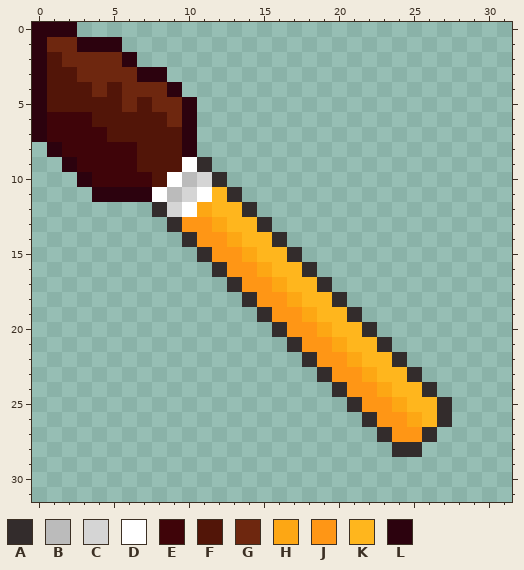
Two states of a pixel-art sprite, img/paintcursor.png. Above, as it was before the edit.
The file is 32x32 pixels.
Palette (. is transparent): A #332c2c  B #bbbbbb  C #d5d5d5  D #ffffff  E #3f0409  F #521508  G #6e270f  H #fda714  J #ff9615  K #ffb61d  L #2c020e
The result:
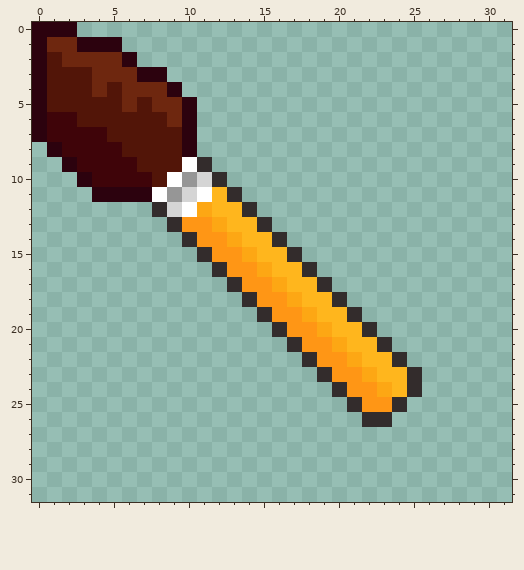
Edits made:
Colour B changes from #bbbbbb to #969696.
The author changed colour H to colour A in row 25 at x 24.
The author changed colour J to colour A in row 26 at x 23.
The author changed colour K to colour A in row 24 at x 25.
The author changed colour E to colour F in row 6 at x 3; in row 8 at x 6.
The author changed colour G to colour F in row 3 at x 3.
Colour A is gone in row 24 at x 26; in rows 25 to 26 at x 27; in row 27 at x 23 and 26; in row 28 at x 24 to 25.
Colour H is gone in row 26 at x 25.
Colour J is gone in row 26 at x 24; in row 27 at x 24 to 25.
Colour K is gone in row 25 at x 25 to 26; in row 26 at x 26.
Where, in picture pixels (left, top, right, bottom), the same in both pictures:
changed: (77, 67, 197, 202)
changed: (377, 382, 452, 457)
